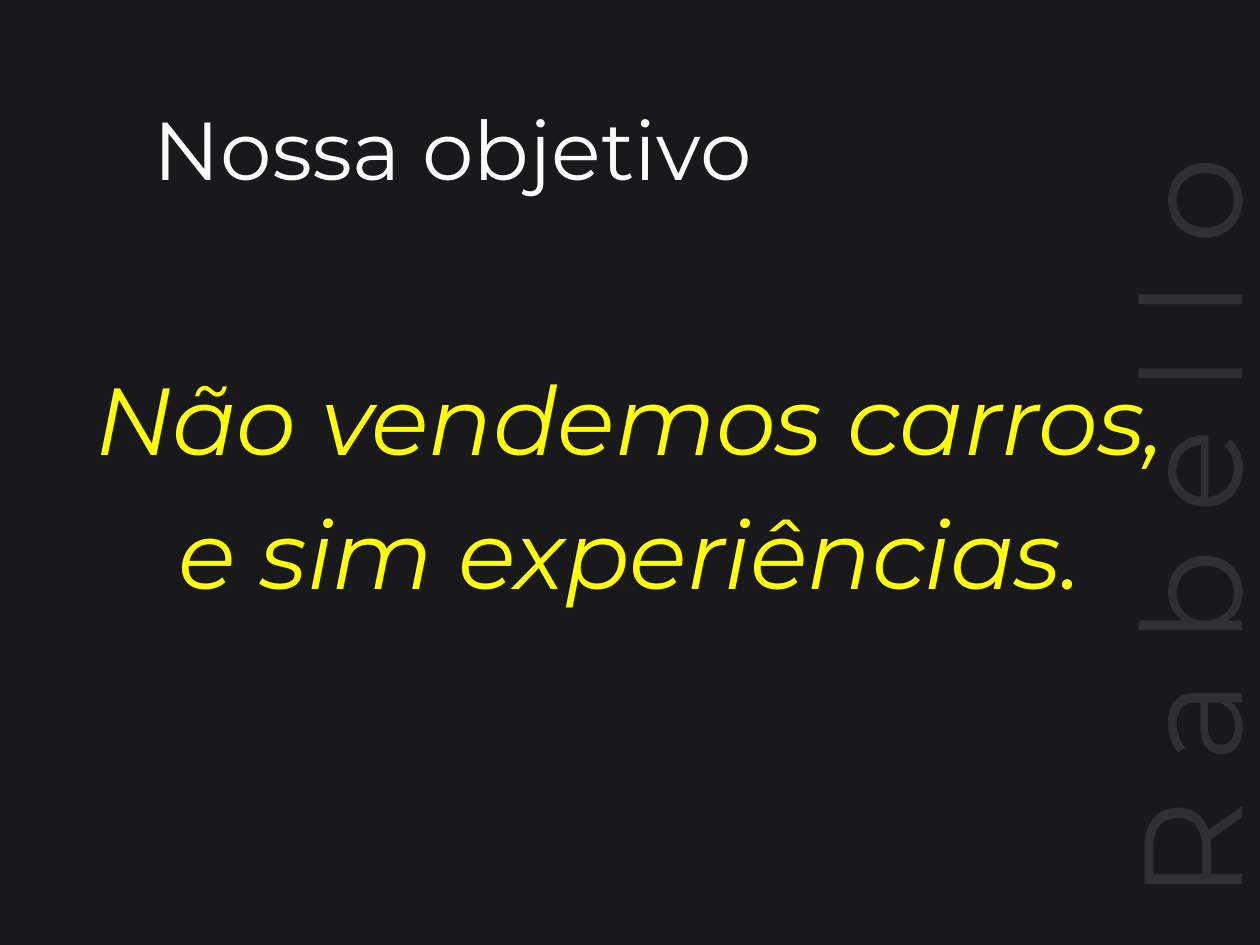
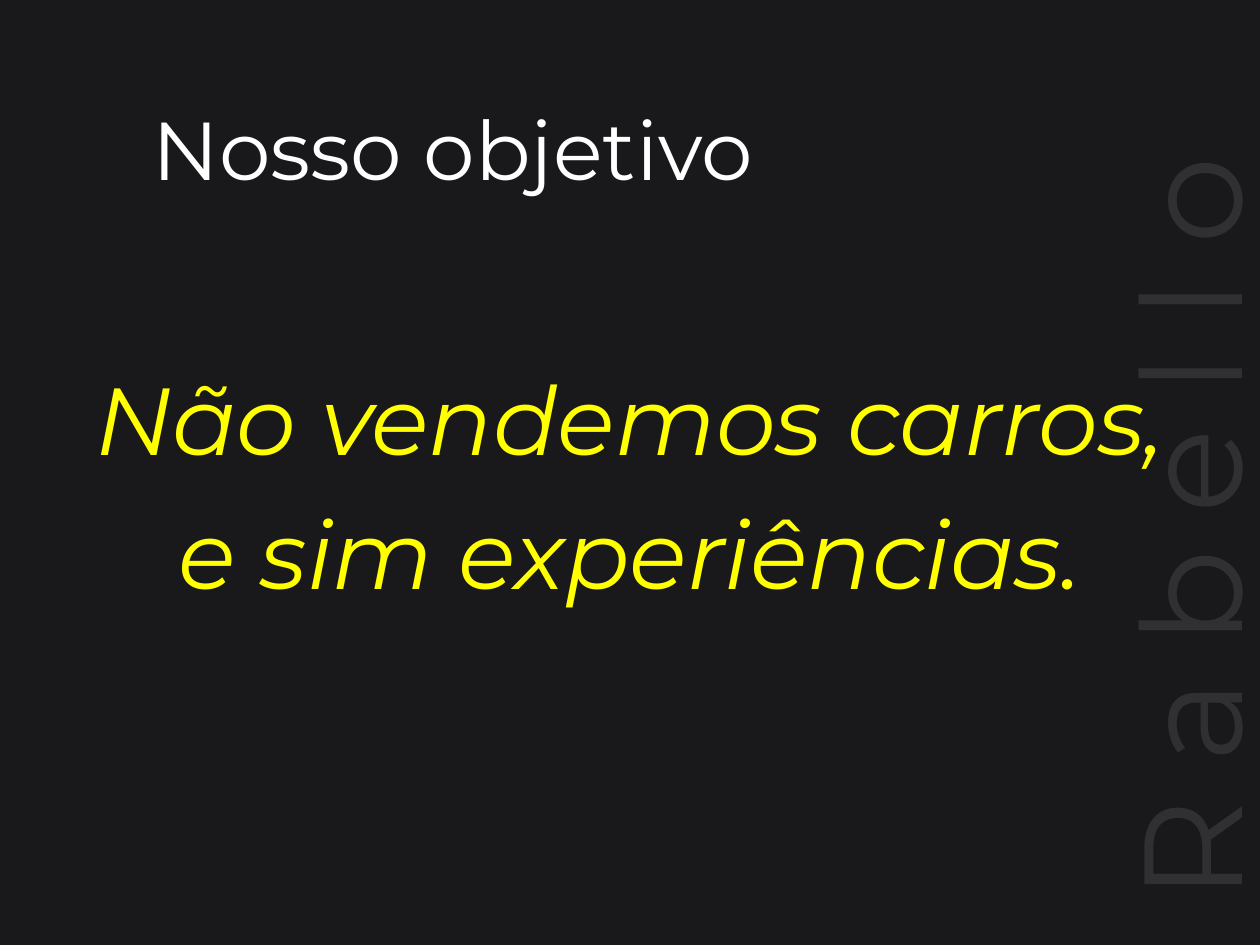
Before and after one commit to IsmaelMoura/projeto-integrador-senac, a slide deck: slide 3 of Apresentação_Rabello.pptx (slide 2 before the commit). Drawn at 1260x945 pixels with LibreOffice and Linux fonts; fonts in the diff are those of the drawing. Boxes give left, top, right and bottom in pixels: in the first picture for what was removed or moved away, otherwise in the second. Text is boxed around its words. In the diff, an @@ line names an element or a change of style, - is before the commit and + after.

```diff
--- a/Apresentação_Rabello.pptx
+++ b/Apresentação_Rabello.pptx
@@ text at (152,119,753,197): text changed @@
-Nossa objetivo
+Nosso objetivo
```
Also in this commit, not shown: 2 other slides changed.
